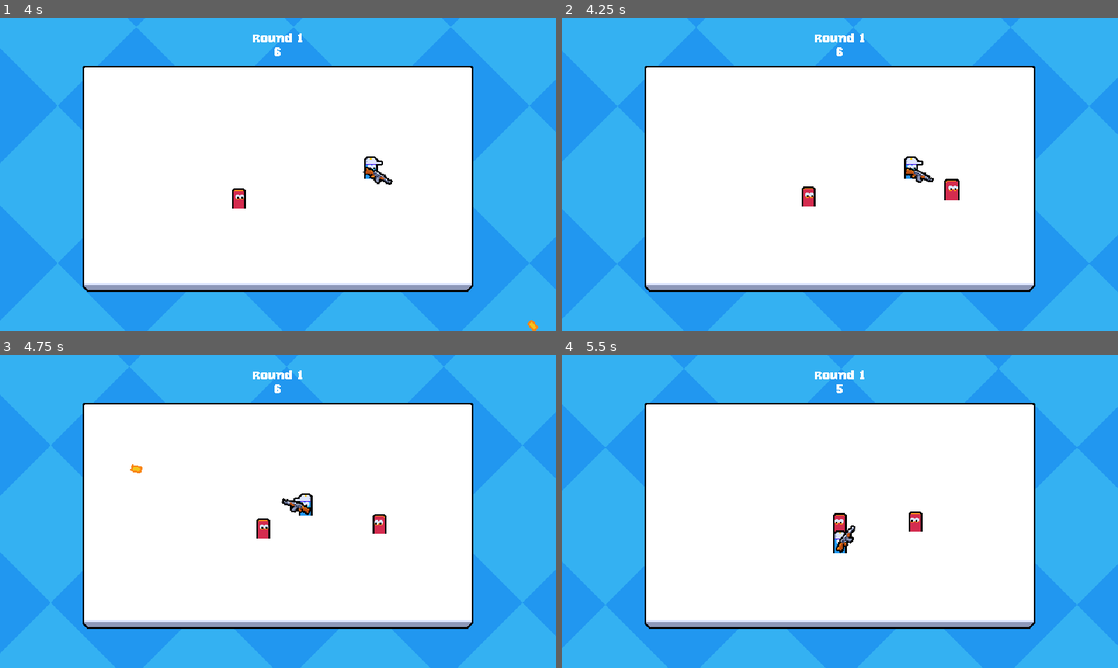
Above: before the commit, frames 1-4 (two rows, left to right).
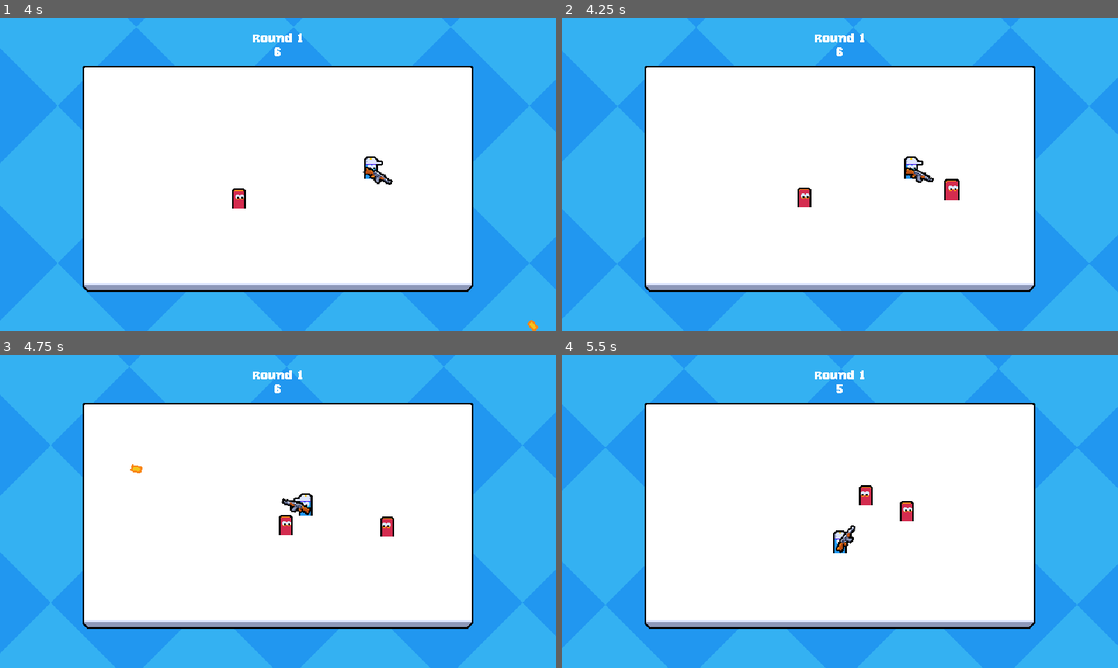
Above: after the commit, the same moments.

Repository: exglegaming/Multiplayer-Course
Game: Godot game, scene res://scenes/levels/main.tscn
Two runs of this game, one before a commit and one after it. Both use one fixed random seed, a clock stepped at 60 frames per second and the inputs below. This scene is started directly instead of the project's main scene.
Inputs (mouse positions are in pixels of both pictures, inside the frame that each line leads up to):
- Up to frame 1 (4 s): move the mouse to (400, 158) at 0.52 s; hold D (move_right) 0.53-1.28 s; click (400, 158) at 0.6 s; move the mouse to (166, 190) at 1.27 s; hold S (move_down) 1.28-2.03 s; click (166, 190) at 1.35 s; move the mouse to (333, 105) at 2.02 s; hold D (move_right) 2.03-2.78 s; click (333, 105) at 2.1 s; move the mouse to (250, 237) at 2.77 s; hold W (move_up) 2.78-3.53 s; click (250, 237) at 2.85 s; move the mouse to (444, 221) at 3.52 s; hold A (move_left) from 3.53 s (still down); click (444, 221) at 3.6 s
- Up to frame 2 (4.25 s): keep holding A (move_left)
- Up to frame 3 (4.75 s): keep holding A (move_left); move the mouse to (111, 464) at 4.27 s; click (111, 464) at 4.35 s
- Up to frame 4 (5.5 s): move the mouse to (867, 511) at 5.02 s; release A (move_left) at 5.03 s; hold S (move_down) from 5.03 s (still down); click (867, 511) at 5.1 s

Frame 1 is identical in both runs. In frame 2, 0.2% of the frame differs, in the area x 42-46%, y 53-61%; in frame 3, 0.6%; in frame 4, 0.6%, in the area x 48-65%, y 41-57%.

Commit message:
added enemy dash attack

Diff:
--- a/scenes/entities/enemy/enemy.tscn
+++ b/scenes/entities/enemy/enemy.tscn
@@ -34,7 +34,15 @@
 
 [node name="TargetAcquisitionTimer" type="Timer" parent="."]
 wait_time = 0.2
-autostart = true
+one_shot = true
+
+[node name="AttackCooldownTimer" type="Timer" parent="."]
+wait_time = 4.0
+one_shot = true
+
+[node name="ChargeAttackTimer" type="Timer" parent="."]
+wait_time = 0.5
+one_shot = true
 
 [node name="HealthComponent" parent="." instance=ExtResource("2_6fawb")]
 max_health = 2
@@ -61,5 +69,6 @@
 position = Vector2(0, -10)
 collision_layer = 4
 
-[node name="CollisionShape2D" type="CollisionShape2D" parent="HitboxComponent"]
+[node name="HitboxCollisionShape" type="CollisionShape2D" parent="HitboxComponent"]
+unique_name_in_owner = true
 shape = SubResource("RectangleShape2D_dxsuy")
--- a/scripts/entities/enemy/enemy.gd
+++ b/scripts/entities/enemy/enemy.gd
@@ -5,18 +5,27 @@
 
 var target_position: Vector2
 var state_machine: CallableStateMachine = CallableStateMachine.new()
+var default_collision_mask: int
+var default_collision_layer: int
 
 @onready var target_acquisistion_timer: Timer = $TargetAcquisitionTimer
 @onready var health_component: HealthComponent = $HealthComponent
 @onready var visuals: Node2D = $Visuals
+@onready var attack_cooldown_timer: Timer = $AttackCooldownTimer
+@onready var charge_attack_timer: Timer = $ChargeAttackTimer
+@onready var hitbox_collision_shape: CollisionShape2D = %HitboxCollisionShape
 
 
 func _ready() -> void:
 	state_machine.add_states(state_spawn, enter_state_spawn, Callable())
 	state_machine.add_states(state_normal, enter_state_normal, Callable())
+	state_machine.add_states(state_charge_attack, enter_state_charge_attack, Callable())
+	state_machine.add_states(state_attack, enter_state_attack, leave_state_attack)
 	state_machine.set_initial_state(state_spawn)
 
-	target_acquisistion_timer.timeout.connect(_on_target_aqcuisition_timer_timeout)
+	default_collision_layer = collision_layer
+	default_collision_mask = collision_mask
+	hitbox_collision_shape.disabled = true
 
 	if is_multiplayer_authority():
 		health_component.died.connect(_on_died)
@@ -28,6 +37,7 @@
 		move_and_slide()
 
 
+#region State_Machine_States
 func enter_state_spawn() -> void:
 	var tween: Tween = create_tween()
 	tween.tween_property(visuals, "scale", Vector2.ONE, .4)\
@@ -46,12 +56,59 @@
 func enter_state_normal() -> void:
 	if is_multiplayer_authority():
 		acquire_target()
+		target_acquisistion_timer.start()
 
 
 func state_normal() -> void:
 	if is_multiplayer_authority():
 		velocity = global_position.direction_to(target_position) * 40
+
+		if target_acquisistion_timer.is_stopped():
+			acquire_target()
+			target_acquisistion_timer.start()
+
+		if attack_cooldown_timer.is_stopped() && global_position.distance_to(target_position) < 150:
+			state_machine.change_state(state_charge_attack)
+
 	flip()
+
+
+func enter_state_charge_attack() -> void:
+	acquire_target()
+	charge_attack_timer.start()
+
+
+func state_charge_attack() -> void:
+	if is_multiplayer_authority():
+		velocity = velocity.lerp(Vector2.ZERO, 1.0 - exp(-15 * get_process_delta_time()))
+		if charge_attack_timer.is_stopped():
+			state_machine.change_state(state_attack)
+
+
+func enter_state_attack() -> void:
+	if is_multiplayer_authority():
+		collision_mask = 1 << 0
+		collision_layer = 0
+		hitbox_collision_shape.disabled = false
+		velocity = global_position.direction_to(target_position) * 400
+
+
+func state_attack() -> void:
+	if is_multiplayer_authority():
+		velocity = velocity.lerp(Vector2.ZERO, 1.0 - exp(-3 * get_process_delta_time()))
+		if velocity.length() < 25:
+			state_machine.change_state(state_normal)
+
+
+func leave_state_attack() -> void:
+	if is_multiplayer_authority():
+		collision_mask = default_collision_mask
+		collision_layer = default_collision_layer
+		hitbox_collision_shape.disabled = true
+		attack_cooldown_timer.start()
+
+
+#endregion
 
 
 func flip() -> void:
@@ -78,11 +135,6 @@
 		target_position = nearest_player.global_position
 
 
-func _on_target_aqcuisition_timer_timeout() -> void:
-	if is_multiplayer_authority():
-		acquire_target()
-
-
 func _on_died() -> void:
 	GameEvents.emit_enemy_died()
 	queue_free()
